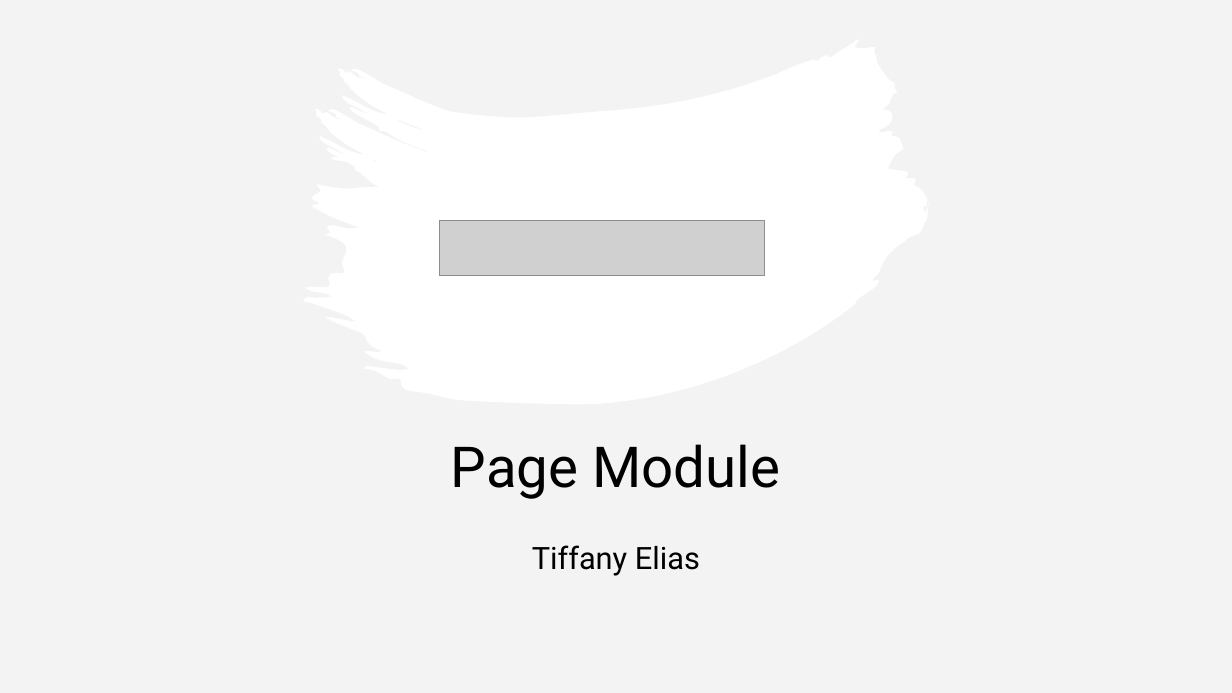
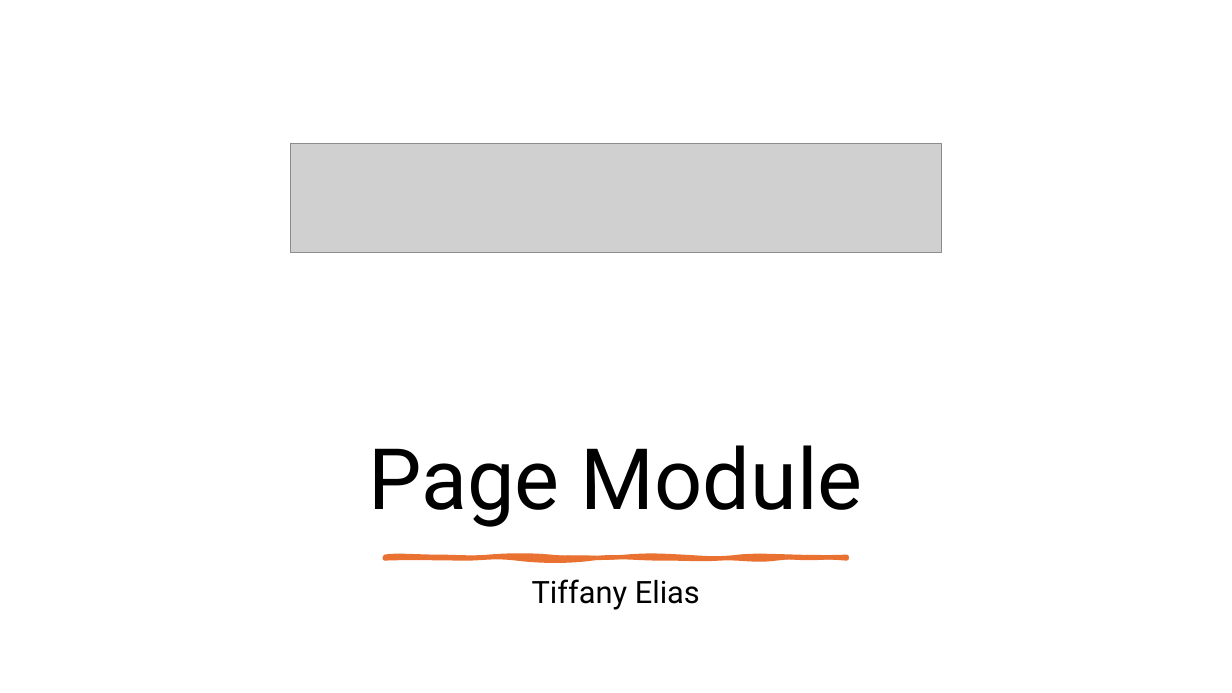
Before and after one commit to ArmadilloV88/NVR-Module-Presentation, a slide deck: slide 6 of Documents/Business Extension Presentation.pptx (slide 5 before the commit). Drawn at 1232x693 pixels with LibreOffice and Linux fonts; fonts in the diff are those of the drawing; grey boxes stand for pictures. Boxes give left, top, right and bottom in pixels: in the first picture for what was removed or moved away, otherwise in the second. Text is boxed around its words. In the diff, an @@ line names an element or a change of style, - is before the commit and + after.

```diff
--- a/Documents/Business Extension Presentation.pptx
+++ b/Documents/Business Extension Presentation.pptx
@@ rectangle removed at box(0, 0, 1232, 693) @@
@@ freeform shape removed at box(0, 0, 1232, 693) @@
@@ picture: place and size @@
-picture at box(440, 221, 765, 275)
+picture at box(290, 144, 941, 253)
@@ title "Page Module": place and size @@
-title "Page Module" at box(451, 444, 780, 499)
+title "Page Module" at box(368, 445, 863, 527)
@@ title "Page Module" at box(368, 445, 863, 527): size 44 to 66 pt; vertical alignment middle to bottom @@
@@ freeform shape added at box(384, 556, 847, 558), fill #E97132, outline #E97132 3.25 pt @@
@@ subtitle "Tiffany Elias": place and size @@
-subtitle "Tiffany Elias" at box(532, 545, 700, 576)
+subtitle "Tiffany Elias" at box(532, 579, 700, 610)
```
Also in this commit, not shown: 3 other slides changed, 14 slides added, 1 other file.
